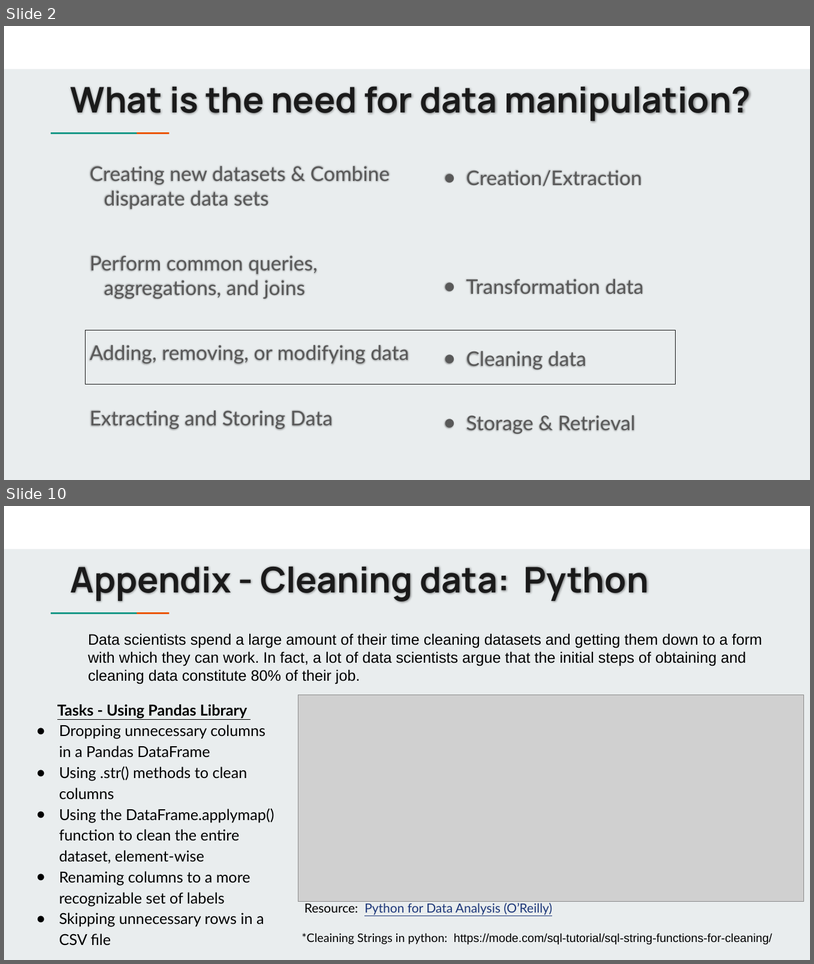
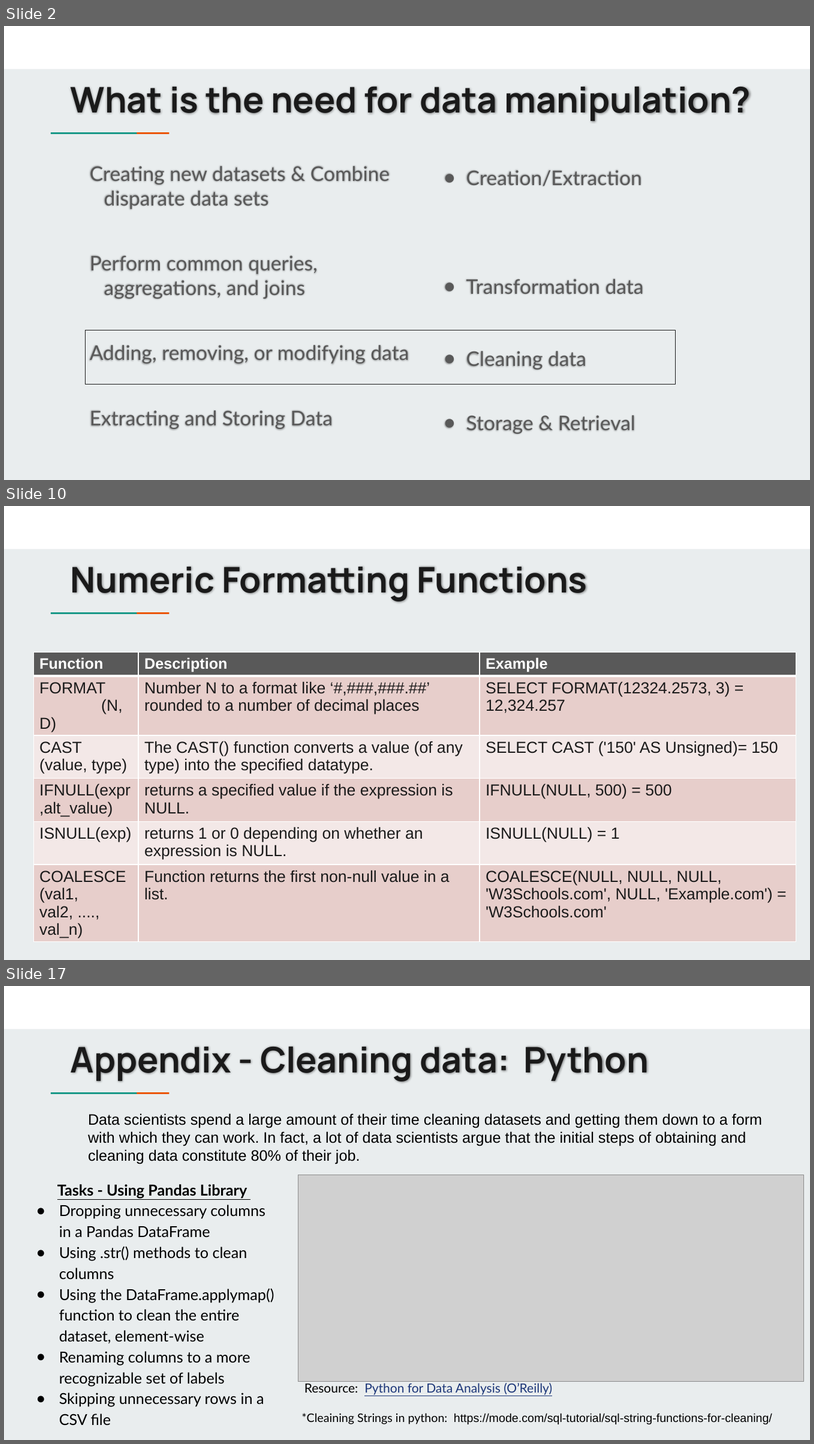
Before and after one commit to jbergmann56/OSDA-DataManipulationAndManagement, a slide deck: Lectures/Cleaning Data Using SQL (5).pptx. Shown one above the other, each under a label of ours: slides 2 and 10 before the commit, slides 2, 10 and 17 after it; the slides between them are not shown. The pictures are 814x964 and 814x1444 pixels, drawn with LibreOffice and Linux fonts; fonts in the diff are those of the drawing; grey boxes stand for pictures. Boxes give left, top, right and bottom in pixels: in the first picture for what was removed or moved away, otherwise in the second. Text is boxed around its words. In the diff, an @@ line names an element or a change of style, - is before the commit and + after.

```diff
--- a/Lectures/Cleaning Data Using SQL (5).pptx
+++ b/Lectures/Cleaning Data Using SQL (5).pptx
@@ slide 10 added at [4,506,810,960], background #E9EDEE; not listed: 3 template elements that a slide beside it also shows @@
@@ title added at [71,566,587,602], 42 pt, text #1A1A1A, bold @@
+Numeric Formatting Functions
@@ table added at [33,652,797,940], 6 rows, 3 columns @@
+Function | Description | Example
+FORMAT (N, D) | Number N to a format like ‘#,###,###.##’ rounded to a number of decimal places | SELECT FORMAT(12324.2573, 3) = 12,324.257
+CAST (value, type) | The CAST() function converts a value (of any type) into the specified datatype. | SELECT CAST ('150' AS Unsigned)= 150
+IFNULL(expr ,alt_value) | returns a specified value if the expression is NULL. | IFNULL(NULL, 500) = 500
+ISNULL(exp) | returns 1 or 0 depending on whether an expression is NULL. | ISNULL(NULL) = 1
+COALESCE (val1, val2, ...., val_n) | Function returns the first non-null value in a list. | COALESCE(NULL, NULL, NULL, 'W3Schools.com', NULL, 'Example.com') = 'W3Schools.com'
@@ what was slide 10 is now slide 17 @@
```
Also in this commit, not shown: 4 slides changed, 9 other slides added, 3 slides removed, 9 other files.
